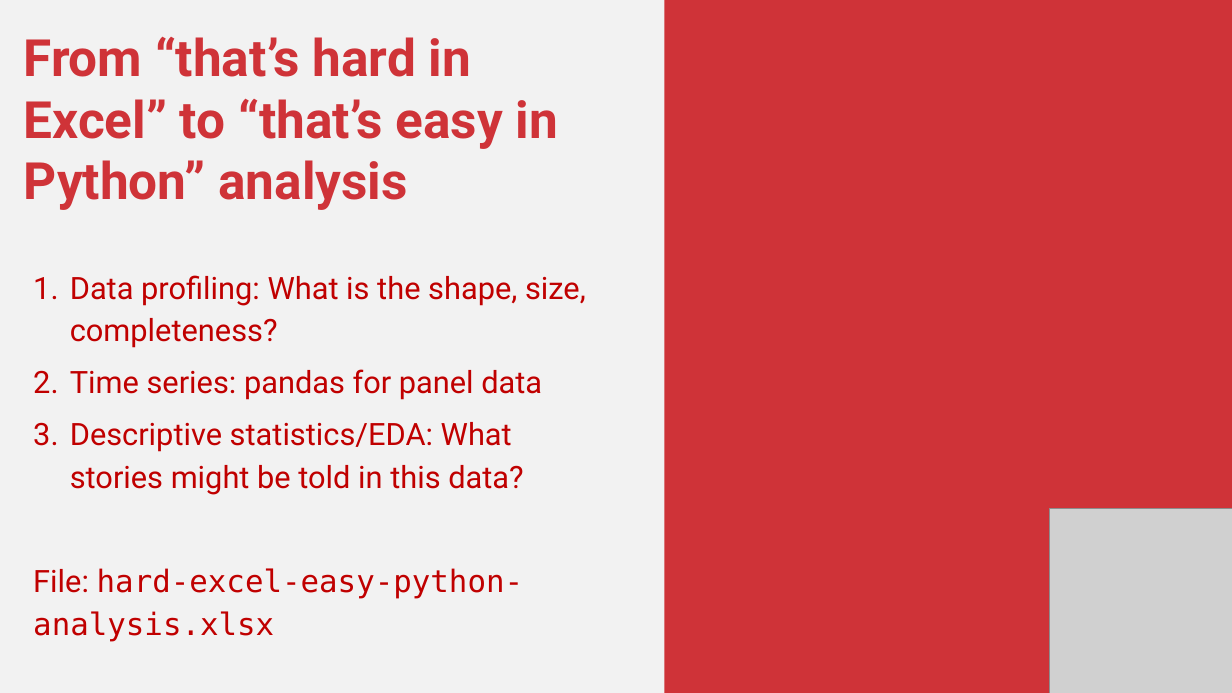
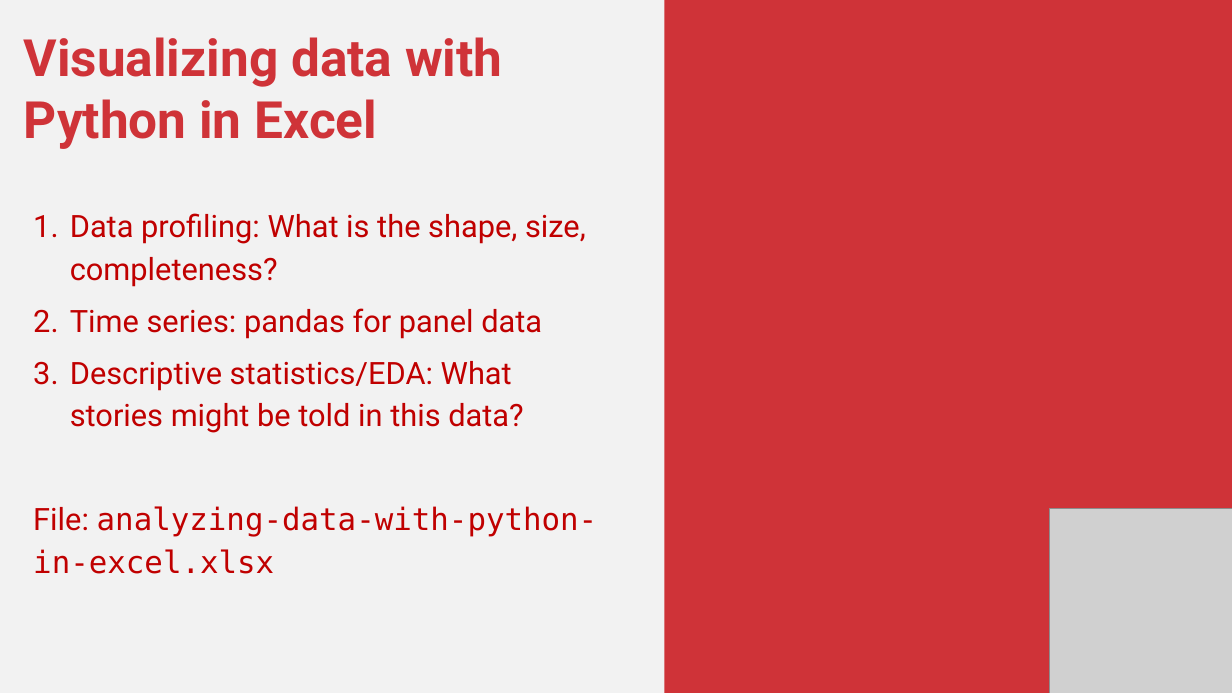
Before and after one commit to stringfestdata/global-excel-summit-python-in-excel-2025, a slide deck: slide 9 of pie-masterclass.pptx. Drawn at 1232x693 pixels with LibreOffice and Linux fonts; fonts in the diff are those of the drawing; grey boxes stand for pictures. Boxes give left, top, right and bottom in pixels: in the first picture for what was removed or moved away, otherwise in the second. Text is boxed around its words. In the diff, an @@ line names an element or a change of style, - is before the commit and + after.

```diff
--- a/pie-masterclass.pptx
+++ b/pie-masterclass.pptx
@@ text at bbox=[24, 37, 502, 149]: text changed @@
-From “that’s hard in Excel” to “that’s easy in Python” analysis
+Visualizing data with Python in Excel
@@ text at bbox=[33, 506, 598, 574]: text changed @@
-File: hard-excel-easy-python-analysis.xlsx
+File: analyzing-data-with-python-in-excel.xlsx
```
Also in this commit, not shown: 3 other slides changed, 2 slides added, 19 other files.
